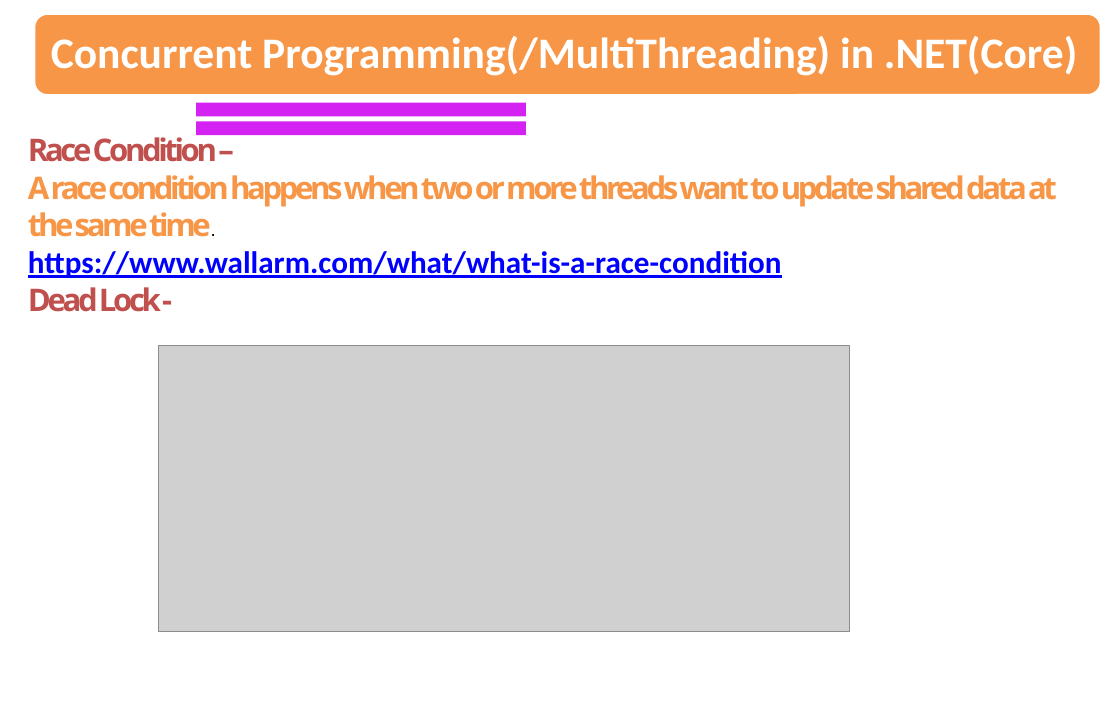
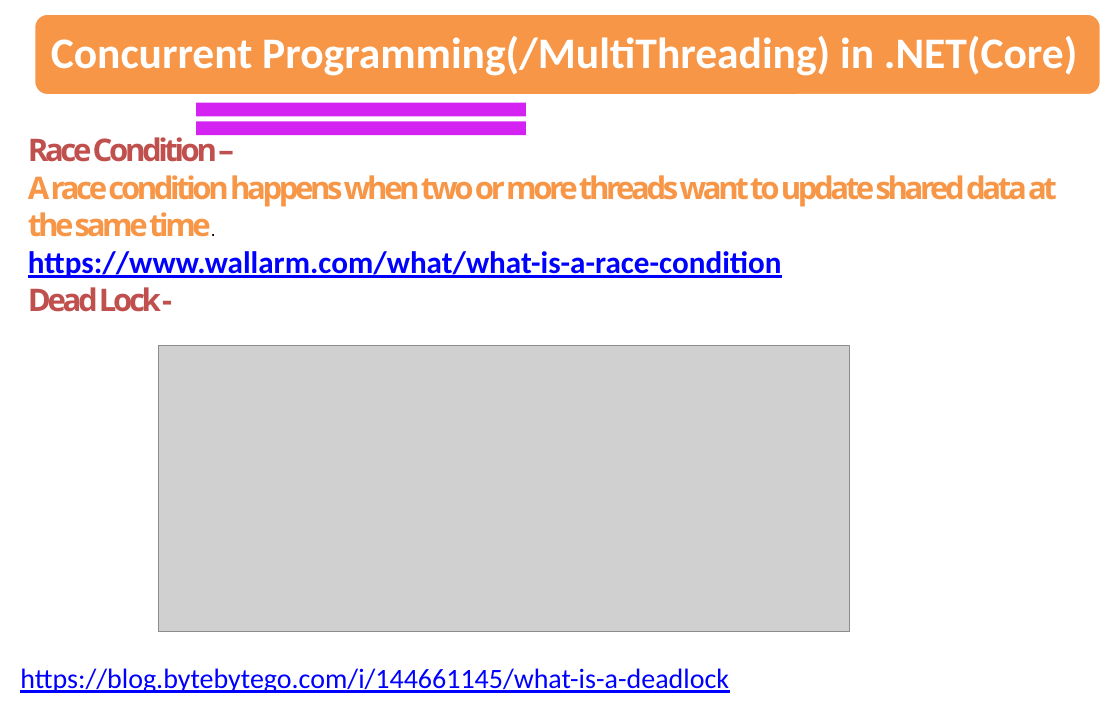
Before and after one commit to sandipray63in/My_Training_Session_Slides, a slide deck: slide 52 of Programming Paradigms.pptx. Drawn at 1120x728 pixels with LibreOffice and Linux fonts; fonts in the diff are those of the drawing; grey boxes stand for pictures. Boxes give left, top, right and bottom in pixels: in the first picture for what was removed or moved away, otherwise in the second. Text is boxed around its words. In the diff, an @@ line names an element or a change of style, - is before the commit and + after.

```diff
--- a/Programming Paradigms.pptx
+++ b/Programming Paradigms.pptx
@@ text added at [20, 668, 729, 693], 18 pt, text #0000FF, underline @@
+https://blog.bytebytego.com/i/144661145/what-is-a-deadlock
```
Also in this commit, not shown: 3 other slides changed.
